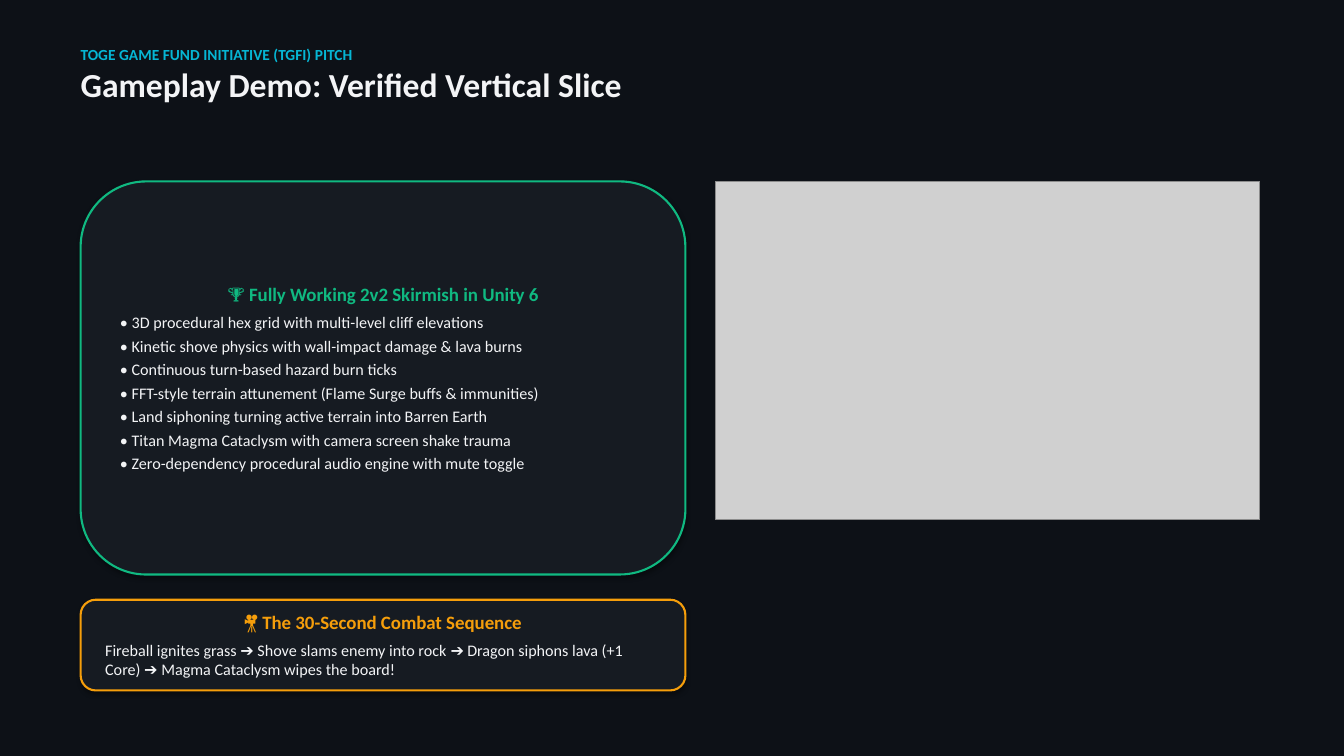
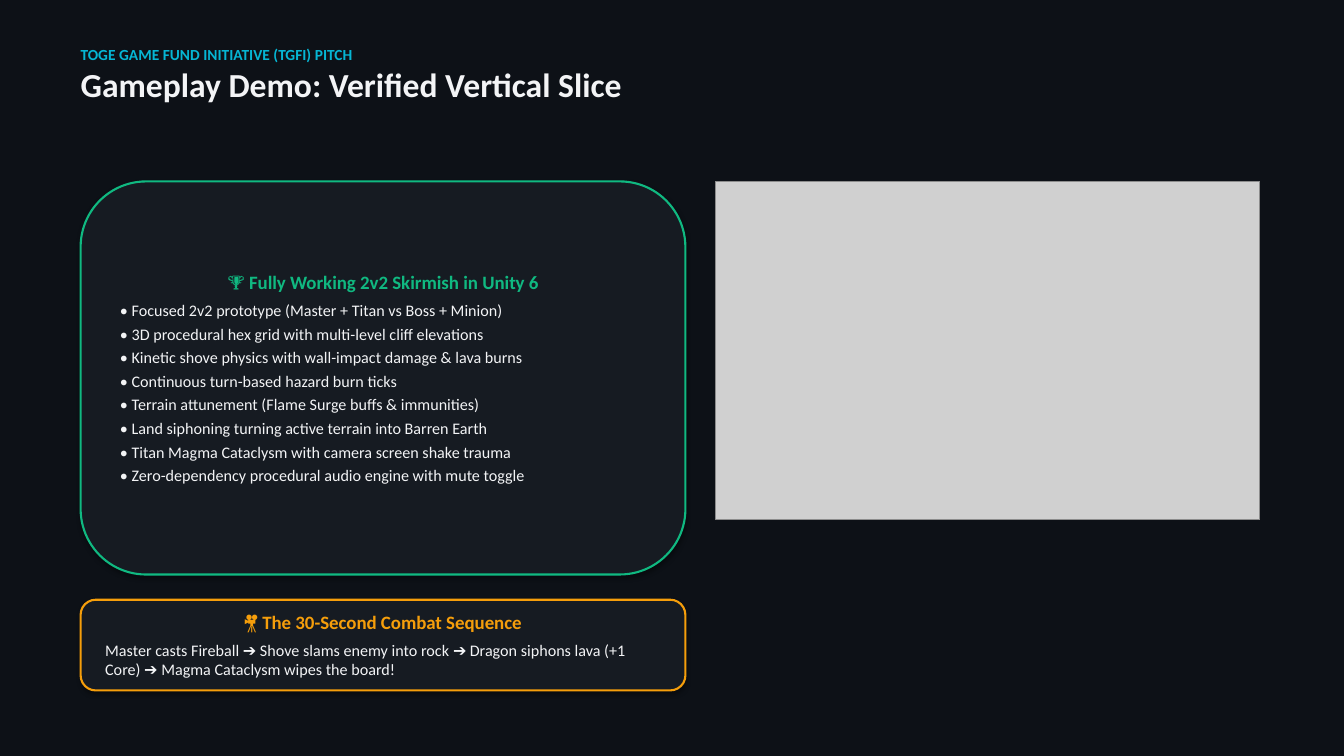
Before and after one commit to HackerMan998/ElementalHexTactics3D, a slide deck: slide 4 of ElementalHexTactics_PitchDeck.pptx. Drawn at 1344x756 pixels with LibreOffice and Linux fonts; fonts in the diff are those of the drawing; grey boxes stand for pictures. Boxes give left, top, right and bottom in pixels: in the first picture for what was removed or moved away, otherwise in the second. Text is boxed around its words. In the diff, an @@ line names an element or a change of style, - is before the commit and + after.

Commit message:
refactor: update PPTX with Master & Monster dual-command positioning and streamlined tactical pacing

```diff
--- a/ElementalHexTactics_PitchDeck.pptx
+++ b/ElementalHexTactics_PitchDeck.pptx
@@ text in rounded rectangle at [132, 304, 502, 319]: paragraph added @@
+• Focused 2v2 prototype (Master + Titan vs Boss + Minion)
@@ text in rounded rectangle at [132, 398, 479, 413]: text changed @@
-• FFT-style terrain attunement (Flame Surge buffs & immunities)
+• Terrain attunement (Flame Surge buffs & immunities)
@@ text in rounded rectangle at [105, 644, 625, 678]: text changed @@
-Fireball ignites grass ➔ Shove slams enemy into rock ➔ Dragon siphons lava (+1 Core) ➔ Magma Cataclysm wipes the board!
+Master casts Fireball ➔ Shove slams enemy into rock ➔ Dragon siphons lava (+1 Core) ➔ Magma Cataclysm wipes the board!
```
Also in this commit, not shown: 9 other slides changed.
